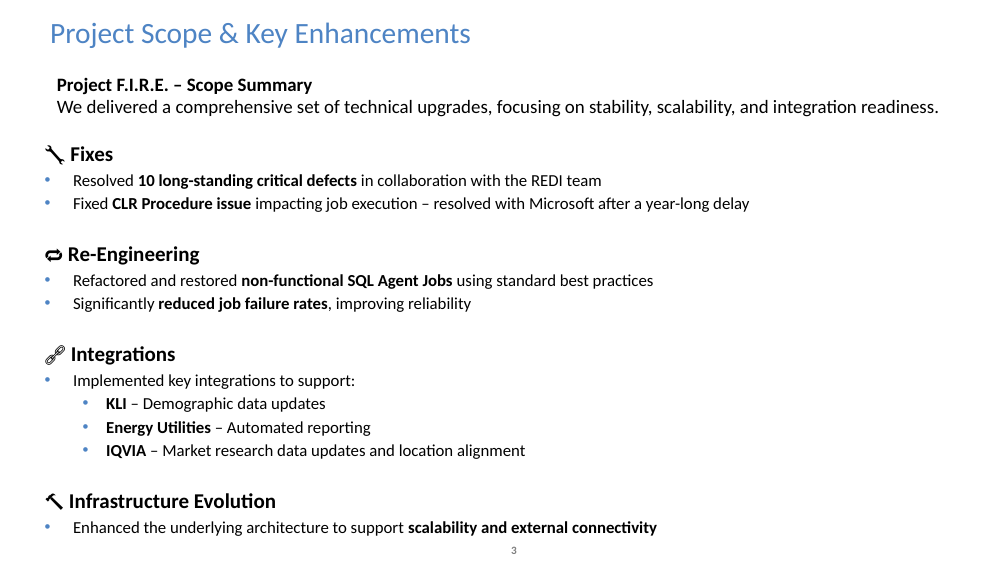
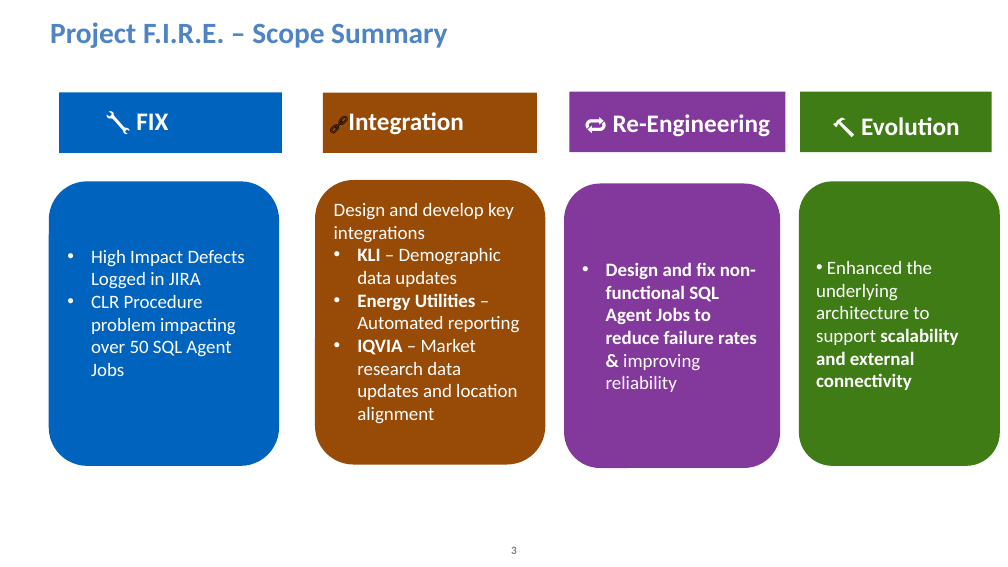
Before and after one commit to vinmidd/Application, a slide deck: slide 3 of Project Delivery Summary & Value Realization_v0.1.pptx. Drawn at 1008x567 pixels with LibreOffice and Linux fonts; fonts in the diff are those of the drawing; background and template pictures are left out. Boxes give left, top, right and bottom in pixels: in the first picture for what was removed or moved away, otherwise in the second. Text is boxed around its words. In the diff, an @@ line names an element or a change of style, - is before the commit and + after.

```diff
--- a/Project Delivery Summary & Value Realization_v0.1.pptx
+++ b/Project Delivery Summary & Value Realization_v0.1.pptx
@@ title at (50,22,447,48): text changed; bold on @@
-Project Scope & Key Enhancements
+Project F.I.R.E. – Scope Summary
@@ text removed at (57,78,939,117) @@
-Project F.I.R.E. – Scope Summary
-We delivered a comprehensive set of technical upgrades, focusing on stability, scalability, and integration readiness.
@@ rectangle added at (59,92,282,153), fill #0063BE @@
@@ text added at (136,113,168,130), 24 pt, text #FFFFFF, bold @@
+🔧 FIX
@@ rectangle added at (323,93,537,154), fill #974B07 @@
@@ text added at (348,112,463,135), 24 pt, text #FFFFFF, bold @@
+🔗Integration
@@ rectangle added at (569,91,786,152), fill #83389B, 24 pt, text #FFFFFF, bold @@
+🔁 Re-Engineering
@@ rectangle added at (800,91,991,152), fill #407C15, 24 pt, text #FFFFFF, bold @@
+🔨 Evolution
@@ text removed at (68,146,749,536) @@
-🔧 Fixes
-• Resolved 10 long-standing critical defects in collaboration with the REDI team
-• Fixed CLR Procedure issue impacting job execution – resolved with Microsoft after a year-long delay
-🔁 Re-Engineering
-• Refactored and restored non-functional SQL Agent Jobs using standard best practices
-• Significantly reduced job failure rates, improving reliability
-🔗 Integrations
-• Implemented key integrations to support:
-  • KLI – Demographic data updates
-  • Energy Utilities – Automated reporting
-  • IQVIA – Market research data updates and location alignment
-🔨 Infrastructure Evolution
-• Enhanced the underlying architecture to support scalability and external connectivity
@@ rounded rectangle added at (49,181,280,466), fill #0063BE, 18 pt, text #FFFFFF @@
+• High Impact Defects Logged in JIRA
+• CLR Procedure problem impacting over 50 SQL Agent Jobs
@@ rounded rectangle added at (315,180,546,464), fill #974B07, 18 pt, text #FFFFFF @@
+Design and develop key integrations
+• KLI – Demographic data updates
+• Energy Utilities – Automated reporting
+• IQVIA – Market research data updates and location alignment
@@ rounded rectangle added at (564,184,780,468), fill #83389B, 18 pt, text #FFFFFF, bold @@
+• Design and fix non-functional SQL Agent Jobs to reduce failure rates & improving reliability
@@ rounded rectangle added at (799,181,1000,466), fill #407C15, 18 pt, text #FFFFFF @@
+• Enhanced the underlying architecture to support scalability and external connectivity
```
Also in this commit, not shown: 2 other slides changed, 1 slide added.
